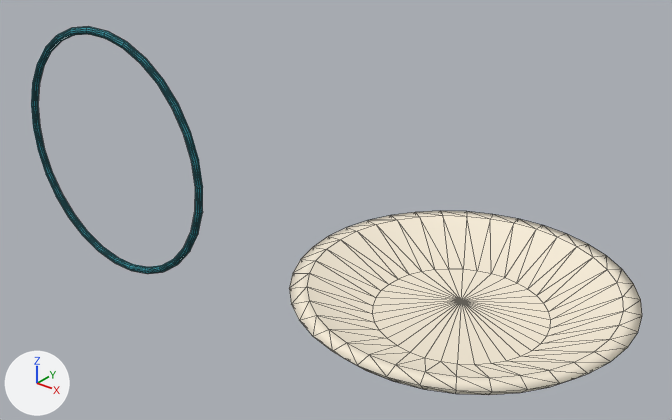
An edit to the glTF model public/models/home_tool_bowl.glb, drawn before and after from the same camera.
One viewpoint serves both versions: a 50 mm camera at (1.17, -2.05, 1.52) aimed at (-0.59, 0.15, 0.15). Arrows for +X, +Y and +Z are at lower left; the lights stay in place. The picture after the commit comes second. Mesh edges are drawn as thin lines. Where no turn or scale is listed for an object, it has been applied to the vertices.
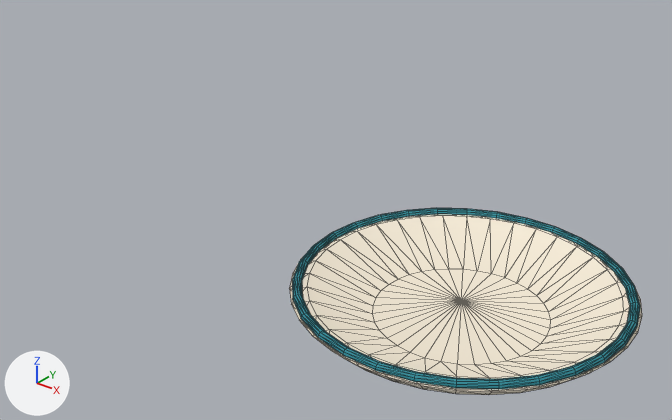
What differs and where, as boxes (x1, y1, x2, y2) in the pictures (672 x 420 px):
'Mesh_1', moved, turned: before (31, 26, 203, 274); after (292, 208, 640, 389)

The change in detail:
Object 'Mesh_1' (ob_mesh_1) moves from (-1.571, 0.0, 0.145) to (0.0, 0.0, 0.145).
Object 'Mesh_1' (ob_mesh_1) turns from (0, 0, 0) to (-90, 0, 0) degrees about x, y and z.
